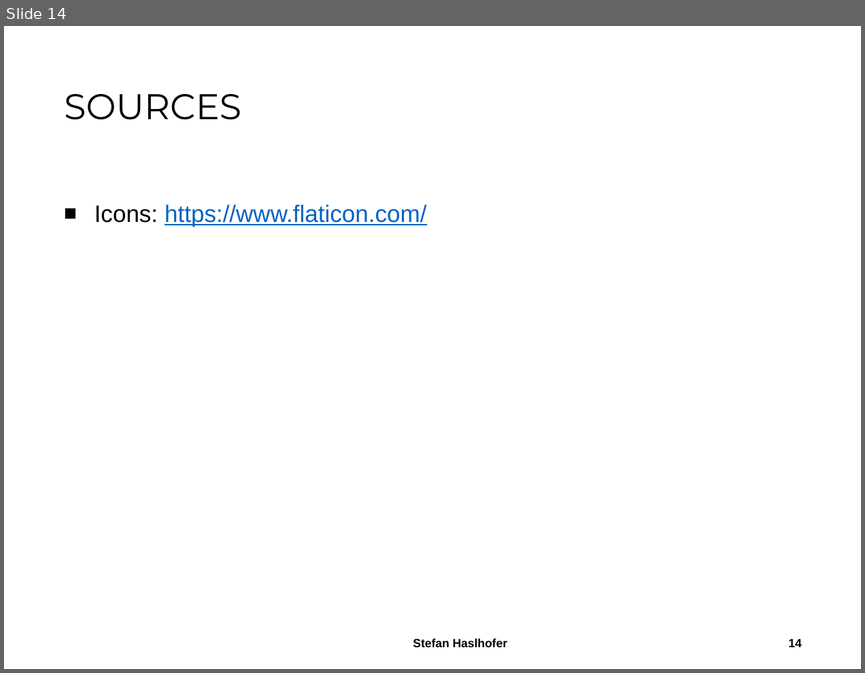
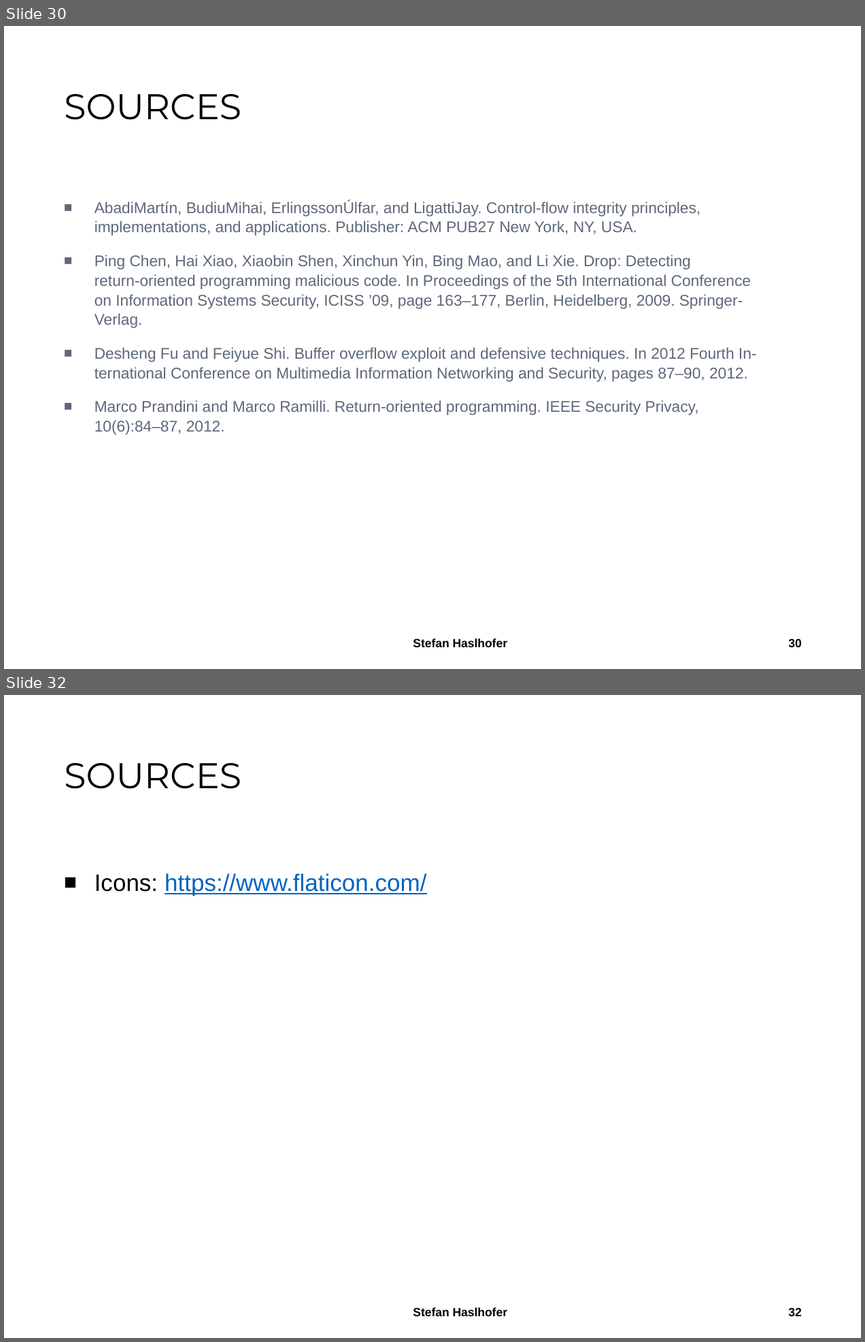
Before and after one commit to StefanHaslhofer/Seminar_Networks_and_Security, a slide deck: ROP.pptx. Shown one above the other, each under a label of ours: slide 14 before the commit, slides 30 and 32 after it; the slides between them are not shown. The pictures are 865x673 and 865x1342 pixels, drawn with LibreOffice and Linux fonts; fonts in the diff are those of the drawing; background and template pictures are left out. Boxes give left, top, right and bottom in pixels: in the first picture for what was removed or moved away, otherwise in the second. Text is boxed around its words. In the diff, an @@ line names an element or a change of style, - is before the commit and + after.

```diff
--- a/ROP.pptx
+++ b/ROP.pptx
@@ slide 30 added at (4, 26, 861, 669), background #FFFFFF @@
@@ title added at (64, 94, 241, 120), 30 pt, text #000000 @@
+SOURCES
@@ text added at (94, 201, 757, 435), 13 pt, text #5D6879 @@
+■ AbadiMartín, BudiuMihai, ErlingssonÚlfar, and LigattiJay. Control-flow integrity principles,
+  implementations, and applications. Publisher: ACM PUB27 New York, NY, USA.
+■ Ping Chen, Hai Xiao, Xiaobin Shen, Xinchun Yin, Bing Mao, and Li Xie. Drop: Detecting
+  return-oriented programming malicious code. In Proceedings of the 5th International Conference
+  on Information Systems Security, ICISS ’09, page 163–177, Berlin, Heidelberg, 2009. Springer-
+  Verlag.
+■ Desheng Fu and Feiyue Shi. Buffer overflow exploit and defensive techniques. In 2012 Fourth In-
+  ternational Conference on Multimedia Information Networking and Security, pages 87–90, 2012.
+■ Marco Prandini and Marco Ramilli. Return-oriented programming. IEEE Security Privacy,
+  10(6):84–87, 2012.
@@ text added at (413, 638, 507, 647), 10 pt, text #000000, bold @@
+Stefan Haslhofer
@@ page number added at (788, 639, 801, 647), 10 pt, text #000000, bold @@
+30
@@ what was slide 14 is now slide 32 @@
@@ page number at (788, 1308, 801, 1316): text changed @@
-14
+32
```
Also in this commit, not shown: 4 slides changed, 17 other slides added.
